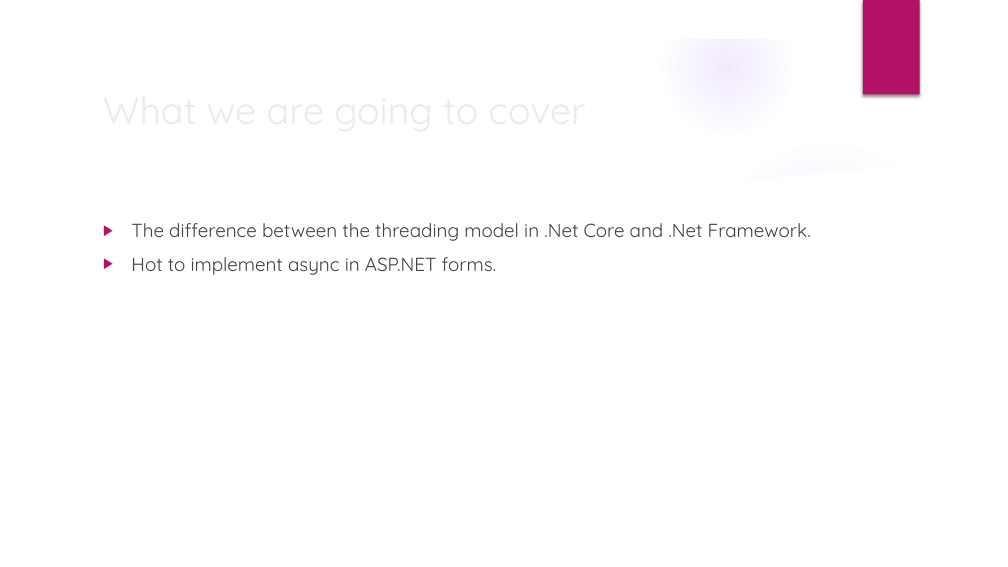
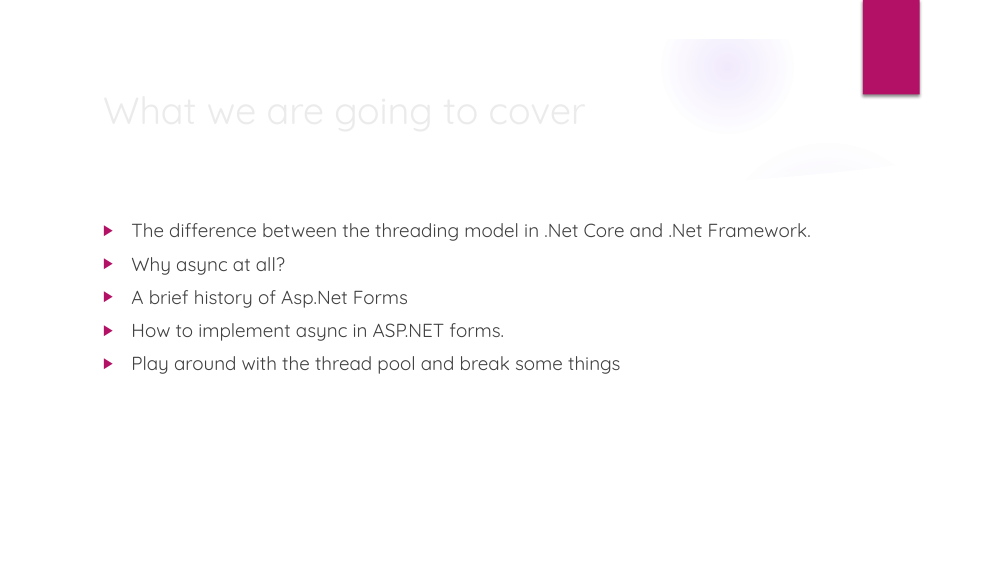
Before and after one commit to P47Phoenix/AsyncBestPractices, a slide deck: slide 3 of Presentation/Sync and Async.pptx (slide 2 before the commit). Drawn at 1008x567 pixels with LibreOffice and Linux fonts; fonts in the diff are those of the drawing; background and template pictures are left out. Boxes give left, top, right and bottom in pixels: in the first picture for what was removed or moved away, otherwise in the second. Text is boxed around its words. In the diff, an @@ line names an element or a change of style, - is before the commit and + after.

```diff
--- a/Presentation/Sync and Async.pptx
+++ b/Presentation/Sync and Async.pptx
@@ text at box(131, 257, 621, 374): text changed @@
-▶ Hot to implement async in ASP.NET forms.
+▶ Why async at all?
+▶ A brief history of Asp.Net Forms
+▶ How to implement async in ASP.NET forms.
+▶ Play around with the thread pool and break some things
```
Also in this commit, not shown: 12 slides added, 5 other files.
